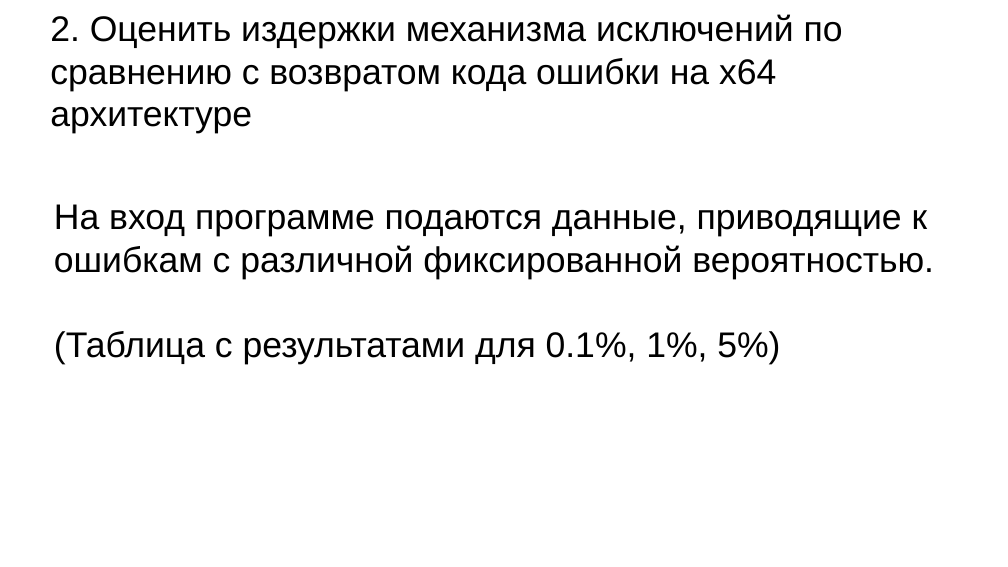
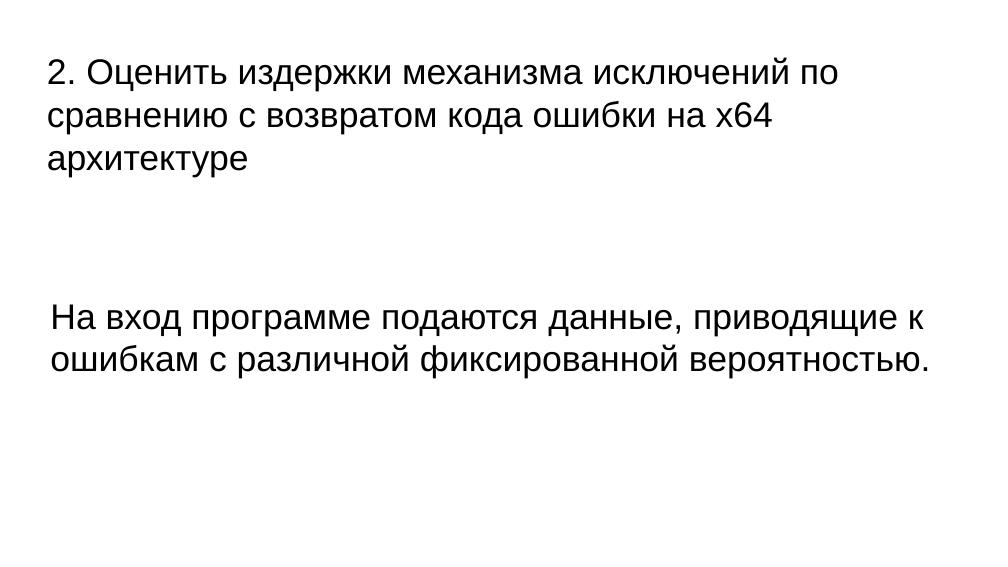
Before and after one commit to Leartiz/exception_research, a slide deck: slide 9 of about/presentation_v1.odp (slide 8 before the commit). Drawn at 1008x567 pixels with LibreOffice and Linux fonts; fonts in the diff are those of the drawing. Boxes give left, top, right and bottom in pixels: in the first picture for what was removed or moved away, otherwise in the second. Text is boxed around its words. In the diff, an @@ line names an element or a change of style, - is before the commit and + after.

```diff
--- a/about/presentation_v1.odp
+++ b/about/presentation_v1.odp
@@ title "2. Оценить издержки механизма исключений ...": place and size @@
-title "2. Оценить издержки механизма исключений ..." at [50,14,843,134]
+title "2. Оценить издержки механизма исключений ..." at [47,57,839,177]
@@ subtitle "На вход программе подаются данные, ...": place and size @@
-subtitle "На вход программе подаются данные, ..." at [54,204,934,365]
+subtitle "На вход программе подаются данные, ..." at [50,304,931,379]
@@ subtitle at [54,331,780,365]: paragraph removed @@
-(Таблица с результатами для 0.1%, 1%, 5%)
```
Also in this commit, not shown: 8 other slides changed, 11 slides added, 3 slides removed, 10 other files.
